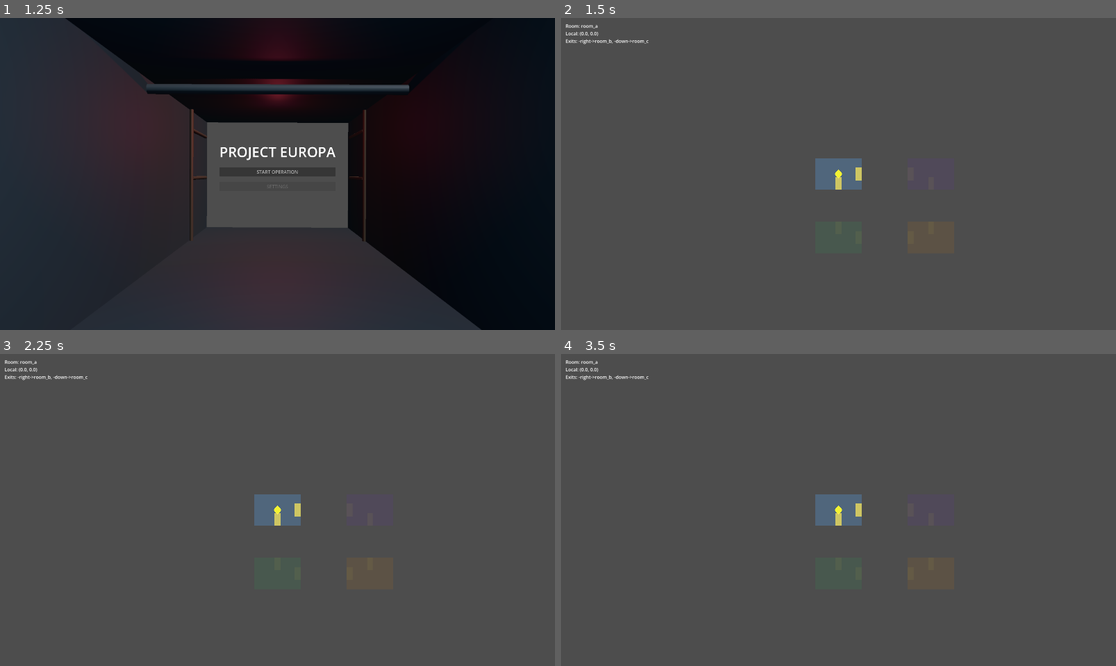
Above: before the commit, frames 1-4 (two rows, left to right).
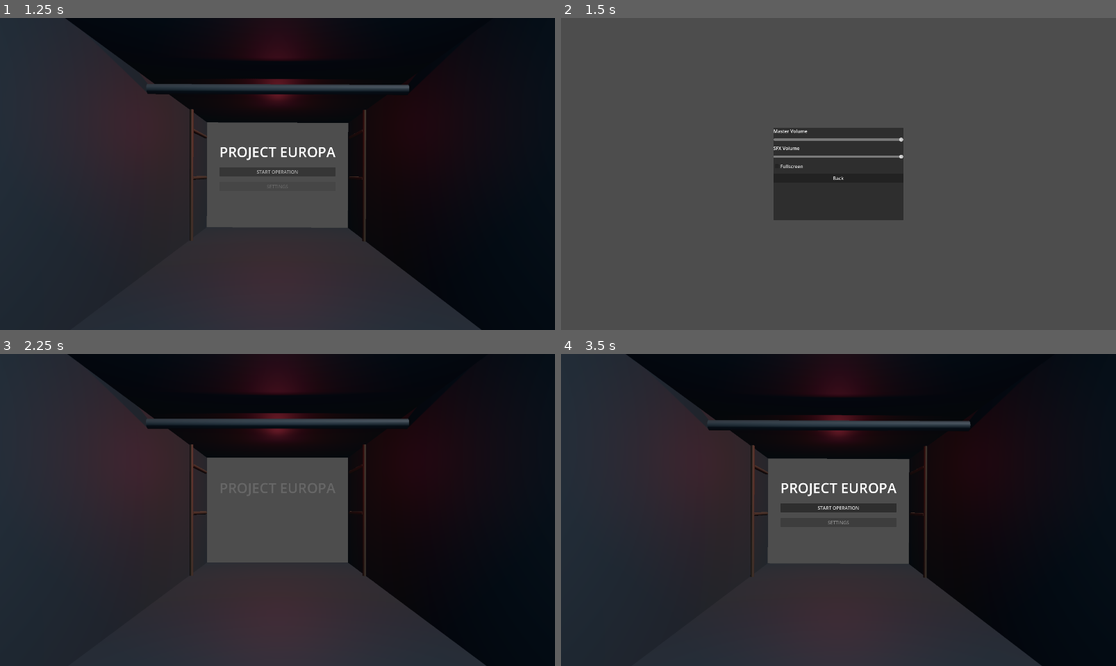
Above: after the commit, the same moments.

Repository: fedemuntaabski/PROJECT-EUROPA---BREACH-SALVAGE
Game: Godot game, scene res://scenes/ui/MainMenu.tscn
Same seed, same stepped clock (60 frames per second), same inputs: the game is played once before the commit and once after it.
Inputs (mouse positions are in pixels of both pictures, inside the frame that each line leads up to):
- Up to frame 1 (1.25 s): hold D (right) from 0.53 s (still down)
- Up to frame 2 (1.5 s): release D (right) at 1.25 s; click "START OPERATION" at 1.25 s
- Up to frame 3 (2.25 s): click (277, 513) at 2 s, where only the run after the commit has a clickable "Back"
- Up to frame 4 (3.5 s): hold S (down) from 2.78 s (still down)

Frame 1 is identical in both runs. In frame 2, 7.1% of the frame differs, in the area x 0-62%, y 2-65%; in frame 3, 92%; in frame 4, 93%, in the area x 0-100%, y 0-100%.

Commit message:
sacar game escene

Diff:
--- a/scenes/levels/Game.tscn
+++ /dev/null
@@ -1,64 +0,0 @@
-[gd_scene format=3 uid="uid://daqwan1c7n2b5"]
-
-[ext_resource type="Script" uid="uid://c14elpn6mkue3" path="res://scripts/levels/game.gd" id="1_game"]
-[ext_resource type="Script" uid="uid://jxtf4kfwfnta" path="res://scripts/levels/world.gd" id="2_world"]
-[ext_resource type="Script" uid="uid://4j1eicplox4x" path="res://scripts/levels/room.gd" id="3_room"]
-[ext_resource type="Script" uid="uid://cq06lyug325sw" path="res://scripts/player/player.gd" id="4_player"]
-
-[node name="Game" type="Node2D" unique_id=1646270892]
-script = ExtResource("1_game")
-
-[node name="World" type="Node2D" parent="." unique_id=75744765]
-script = ExtResource("2_world")
-
-[node name="RoomA" type="Node2D" parent="World" unique_id=1238415851]
-script = ExtResource("3_room")
-room_id = &"room_a"
-
-[node name="DebugShape" type="Polygon2D" parent="World/RoomA" unique_id=1485123001]
-color = Color(0.32, 0.42, 0.52, 0.85)
-polygon = PackedVector2Array(-80, -55, 80, -55, 80, 55, -80, 55)
-
-[node name="RoomB" type="Node2D" parent="World" unique_id=2103459381]
-position = Vector2(320, 0)
-script = ExtResource("3_room")
-room_id = &"room_b"
-
-[node name="DebugShape" type="Polygon2D" parent="World/RoomB" unique_id=1485123002]
-color = Color(0.45, 0.36, 0.58, 0.85)
-polygon = PackedVector2Array(-80, -55, 80, -55, 80, 55, -80, 55)
-
-[node name="RoomC" type="Node2D" parent="World" unique_id=2083976924]
-position = Vector2(0, 220)
-script = ExtResource("3_room")
-room_id = &"room_c"
-
-[node name="DebugShape" type="Polygon2D" parent="World/RoomC" unique_id=1485123003]
-color = Color(0.34, 0.56, 0.42, 0.85)
-polygon = PackedVector2Array(-80, -55, 80, -55, 80, 55, -80, 55)
-
-[node name="RoomD" type="Node2D" parent="World" unique_id=1965327321]
-position = Vector2(320, 220)
-script = ExtResource("3_room")
-room_id = &"room_d"
-
-[node name="DebugShape" type="Polygon2D" parent="World/RoomD" unique_id=1485123004]
-color = Color(0.62, 0.48, 0.3, 0.85)
-polygon = PackedVector2Array(-80, -55, 80, -55, 80, 55, -80, 55)
-
-[node name="Player" type="Node2D" parent="World" unique_id=742298786]
-script = ExtResource("4_player")
-
-[node name="DebugMarker" type="Polygon2D" parent="World/Player" unique_id=1485123005]
-color = Color(0.95, 0.95, 0.2, 1)
-polygon = PackedVector2Array(0, -16, 14, 0, 0, 16, -14, 0)
-
-[node name="Camera2D" type="Camera2D" parent="World" unique_id=1905539412]
-
-[node name="UI" type="CanvasLayer" parent="." unique_id=1654844096]
-
-[node name="DebugInfo" type="Label" parent="UI" unique_id=1582319921]
-offset_left = 16.0
-offset_top = 16.0
-text = "Room: --
-Local: --"
--- a/scripts/levels/game.gd
+++ /dev/null
@@ -1,6 +0,0 @@
-extends Node2D
-
-
-func _unhandled_input(event: InputEvent) -> void:
-	if event.is_action_pressed("ui_cancel"):
-		SceneManager.change_scene("res://scenes/ui/MainMenu.tscn")
--- a/scripts/ui/main_menu.gd
+++ b/scripts/ui/main_menu.gd
@@ -9,7 +9,7 @@
 
 func _on_start_button_pressed() -> void:
 	AudioManager.stop_menu_ambience()
-	SceneManager.change_scene("res://scenes/levels/Game.tscn")
+	SceneManager.change_scene("res://scenes/ui/SettingsMenu.tscn")
 
 func _on_settings_button_pressed():
 	SceneManager.change_scene("res://scenes/ui/SettingsMenu.tscn")
Not shown, removed: scripts/levels/game.gd.uid
Not shown, removed: Game Shell Changes (step 4).md
Not shown, removed: Game Shell Changes (step 5 - movement model fix).md
Not shown, removed: Game Shell Changes (step 6 - movement architecture fix).md
